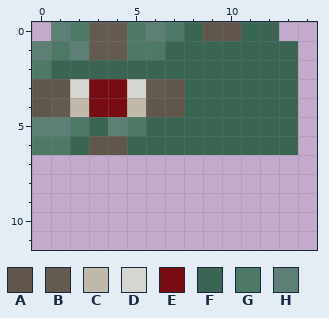
Two states of a pixel-art sprite, src/main/resources/assets/nautec/textures/augments/guardian_eye.png. That is the earlier state.
The file is 16x16 pixels. Shown: x 0..14, y 0..11.
Palette (. is transparent): A #60564a  B #645b50  C #c0b9aa  D #d7d5cf  E #790b12  F #396552  G #4e7966  H #5d7f75
Pixels before, first column x 0:
0 .HGBBGHGFAAFF.
1 HGHBBGGFFFFFFF
2 GFFFFFFFFFFFFF
3 AADEEDBAFFFFFF
4 ABCEECAAFFFFFF
5 HHGFHGFFFFFFFF
6 GGFAAFFFFFFFFF
New version:
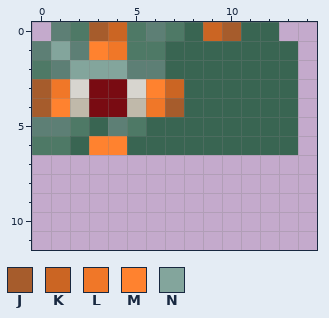
Colours new in this view: J #a65c2c  K #cb6523  L #f07728  M #ff822f  N #83a59c
Commit: guardian eye and drowned lungs done
Change:
Changed rows in their new state; - is an unchanged pixel.
first column x 0:
 0 ---JK----KJ
 1 -N-ML------
 2 -HNNNHH----
 3 JL----MK---
 4 JM----LJ---
 6 ---MM------
Changed places in both pictures, as pixel boxes (x1, y1, x2, y2):
changed: (32, 22, 241, 155)
